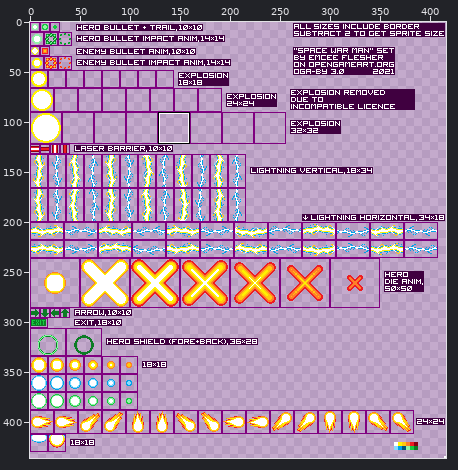
Two states of a sprite sheet, assets/FxSheet.png. Above, an overview of the earlier version with the close-up marked.
Close-up. The starting point:
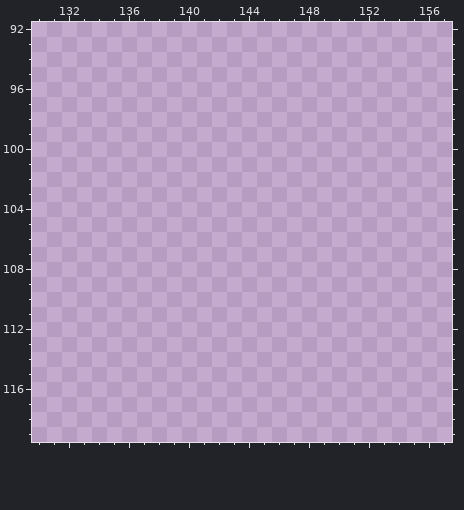
The file is 416x436 pixels. Shown: x 130..157, y 92..119. The commit also changed other parts of the picture, which this record leaves out.
New version:
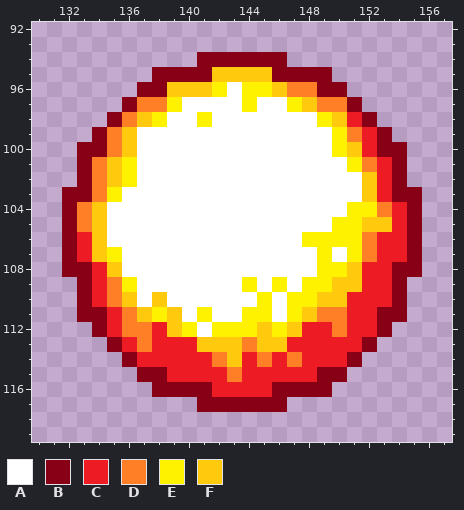
Palette (. is transparent): A #ffffff  B #880015  C #ed1c24  D #ff7f27  E #fff200  F #ffc90e
Difference:
@@ x 130..157 @@
  93 ............................
- 94 ............................
- 95 ............................
- 96 ............................
- 97 ............................
- 98 ............................
- 99 ............................
-100 ............................
-101 ............................
-102 ............................
-103 ............................
-104 ............................
-105 ............................
-106 ............................
-107 ............................
-108 ............................
-109 ............................
-110 ............................
-111 ............................
-112 ............................
-113 ............................
-114 ............................
-115 ............................
-116 ............................
-117 ............................
+ 94 ...........BBBBBB...........
+ 95 ........BBBBFFFFBBBB........
+ 96 .......BBFFFEAEEFDDBB.......
+ 97 ......BDDEAAAAEAAEFDDB......
+ 98 .....BDFEAAEAAAAAAAEFCB.....
+ 99 ....BDFAAAAAAAAAAAAAEDCB....
+100 ...BBDFAAAAAAAAAAAAAEFCBB...
+101 ...BDFEAAAAAAAAAAAAAAEDCB...
+102 ...BDFEAAAAAAAAAAAAAAAFCB...
+103 ..BBDEAAAAAAAAAAAAAAAAFCBB..
+104 ..BDFAAAAAAAAAAAAAAAAEEDCB..
+105 ..BDFAAAAAAAAAAAAAAAEEFFCB..
+106 ..BCFAAAAAAAAAAAAAEEEEDCCB..
+107 ..BCFEAAAAAAAAAAAAAEAEDCCB..
+108 ..BBCFAAAAAAAAAAAAAEEFCCBB..
+109 ...BCDEAAAAAAAEAEAEEFFCCB...
+110 ...BCDFAFAAAAAAEAEEFFCCCB...
+111 ...BBCDFEFAEAAEEAEFDDCCBB...
+112 ....BCDDCFEAEEEFEFCCDCCB....
+113 .....BCDCCCFFFDFFCCCCCB.....
+114 ......BCCCCCDFCDCDCCCB......
+115 .......BBCCCCDCCCCCBB.......
+116 ........BBBBCCCCBBBB........
+117 ...........BBBBBB...........
 118 ............................
Boxes around the changes in both close-ups, in picture pixels (x1, y1, x2, y2):
added: (62, 52, 422, 412)
